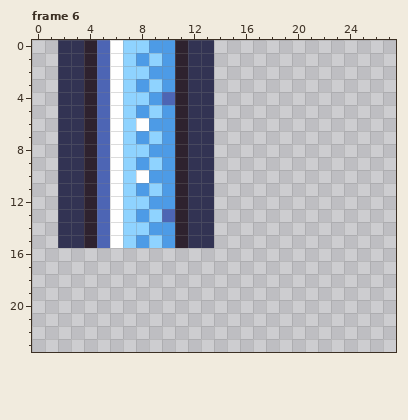
A pixel-art file gets an edit: docs/assets/images/water-tubes.aseprite. The picture above is the old version.
256x256 pixels, 7 frames. Shown: frame 6: x 0..27, y 0..23. The commit also changed other frames, which this record leaves out.
The same view after the edit:
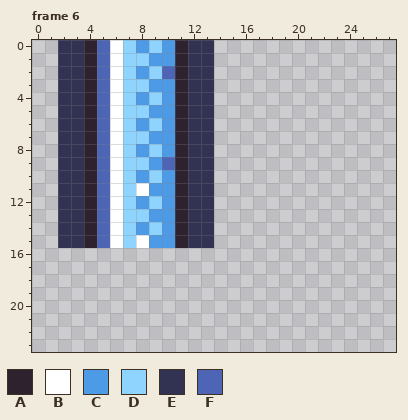
Palette (. is transparent): A #2e222f  B #ffffff  C #4d9be6  D #8fd3ff  E #323353  F #4d65b4
Commit: finish water tube animation
The exact change:
--- frame 6, layer "highlights"
@@ x 6..12 @@
- 0 BDDCCAE
- 1 BDCDCAE
- 2 BDDCCAE
- 3 BDCDCAE
- 4 BDDCFAE
- 5 BDCDCAE
- 6 BDBCCAE
- 7 BDCDCAE
- 8 BDDCCAE
- 9 BDCDCAE
-10 BDBCCAE
-11 BDCDCAE
-12 BDDCCAE
-13 BDCDFAE
-14 BDDCCAE
-15 BDCDCAE
+ 0 BDCDCAE
+ 1 BDDCCAE
+ 2 BDCDFAE
+ 3 BDDCCAE
+ 4 BDCDCAE
+ 5 BDDCCAE
+ 6 BDCDCAE
+ 7 BDDCCAE
+ 8 BDCDCAE
+ 9 BDDCFAE
+10 BDCDCAE
+11 BDBCCAE
+12 BDCDCAE
+13 BDDCCAE
+14 BDCDCAE
+15 BDBCCAE
 16 .......
Boxes around the changes in both pictures, in picture pixels (x1, y1, x2, y2):
changed: (136, 40, 175, 248)
